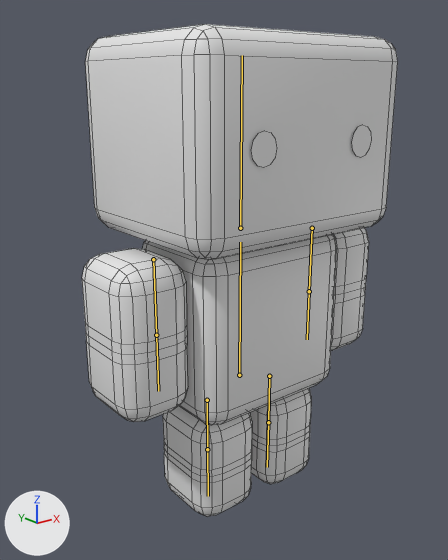
The Blender file 3d/goobs.blend: old version first, new version second.
One viewpoint serves both versions: a 50 mm camera at (-2.67, -3.16, 2.92) aimed at (0.01, 0.2, 1.58). Lighting does not change. The marker at lower left points along +X, +Y and +Z. The older version comes first. The bones that bend it are drawn over the model as lines. Mesh edges are drawn as thin lines.
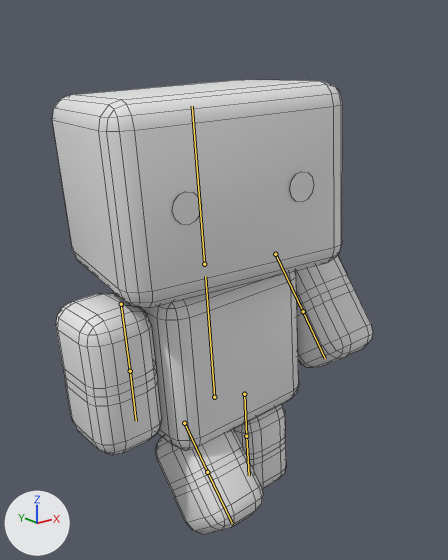
The newer file adds an action. The first version stands in its rest pose; the second is drawn at frame 10 of the action 'Walking'.

Boxes [x1, y1, x2, y2] around the edits, measured in the pictures (448 x 560 px):
'Cube', posed (8% shorter): before [82, 24, 398, 517]; after [52, 80, 373, 535]
bone 'Torso', root to tip: before (239, 375) to (240, 242); after (214, 397) to (205, 276)
bone 'RightThigh', root to tip: before (207, 400) to (207, 449); after (184, 423) to (207, 472)
bone 'LeftArm', root to tip: before (312, 228) to (309, 291); after (275, 254) to (303, 311)
bone 'Head', root to tip: before (240, 228) to (242, 55); after (204, 264) to (192, 106)

The edits, one by one:
Bone 'Torso' (bone_torso) moves from (0.0, 0.0, 0.0) to (0.0, -0.3, -0.3).
Bone 'Torso' (bone_torso) turns from (0, 0, 0) to (0, 0, 5) degrees about its own x, y and z.
Bone 'RightThigh' (bone_rightthigh) turns from (0, 0, 0) to (40, 0, 0) degrees about its own x, y and z.
Bone 'LeftArm' (bone_leftarm) turns from (0, 0, 0) to (35, 0, 0) degrees about its own x, y and z.
Bone 'Head' (bone_head) turns from (0, 0, 0) to (0, -10, 0) degrees about its own x, y and z.
